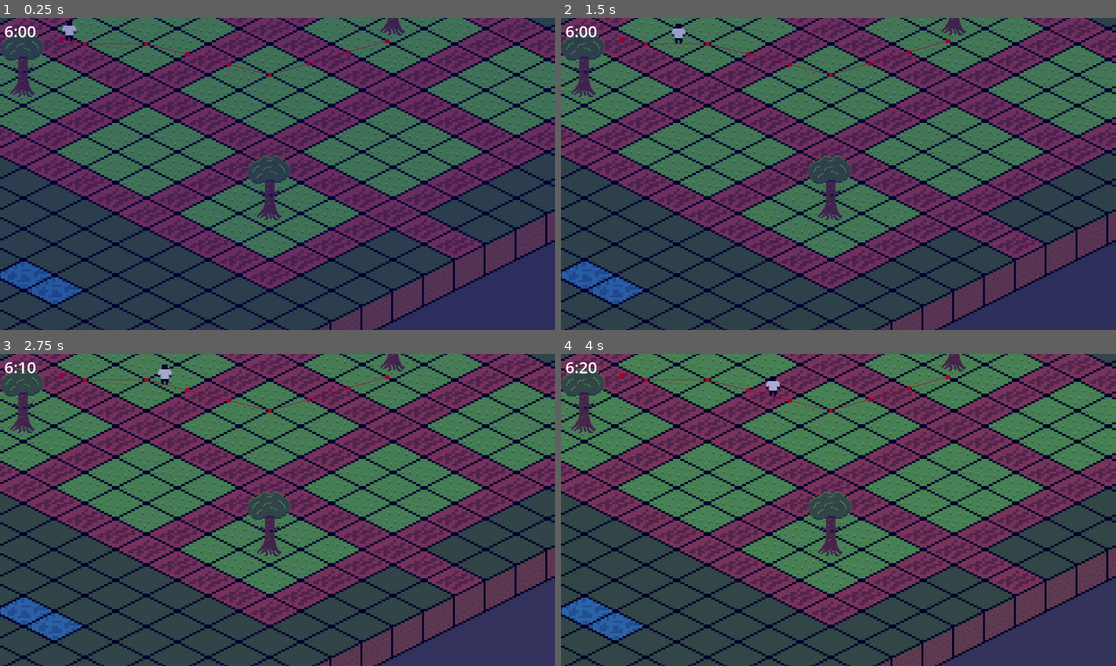
Above: before the commit, frames 1-4 (two rows, left to right).
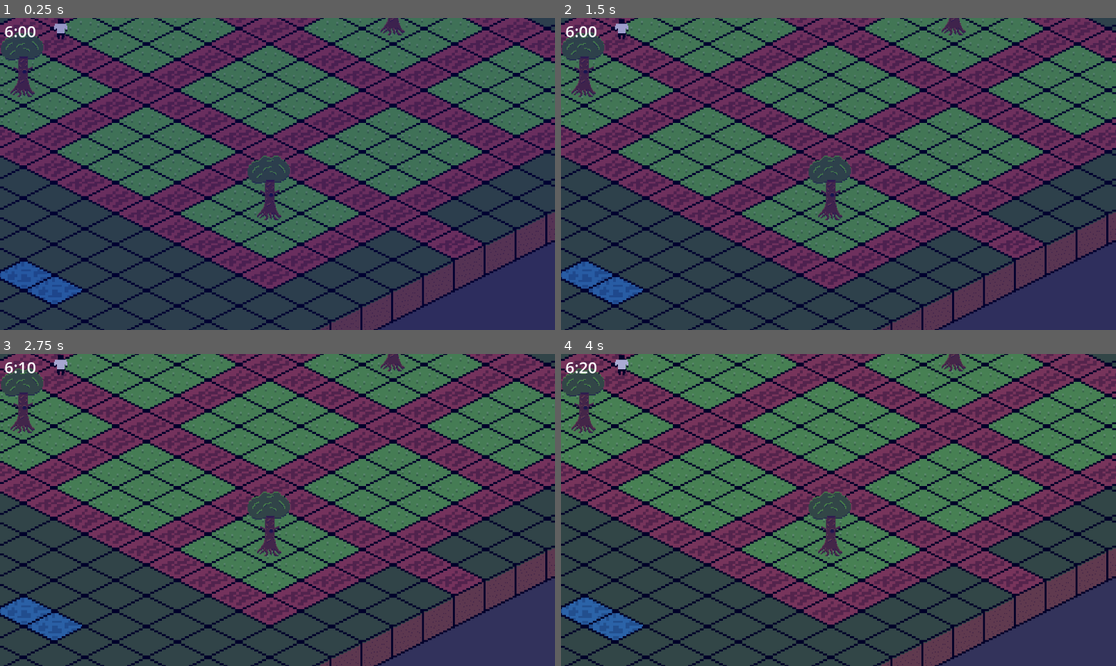
Above: after the commit, the same moments.

Repository: bombasticSlacks/Ok-Orchard
Game: Godot game, scene res://main.tscn
The game is run twice, just before and just after one commit, with the same random seed, the same clock (stepped at 60 frames per second) and the same inputs.
Inputs:
- Up to frame 1 (0.25 s): no input
- Up to frame 2 (1.5 s): no input
- Up to frame 3 (2.75 s): no input
- Up to frame 4 (4 s): no input

The runs differ from the first frame. In frame 1, 0.4% of the frame differs, in the area x 9-71%, y 0-19%; in frame 2, 0.4%; in frame 3, 0.4%; in frame 4, 0.4%.
Error after the commit: Invalid access to property or key 'global_position' on a base object of type 'Nil'. (res://Scripts/Pawn.gd:83)

Commit message:
Desperate start for a splash page

Diff:
--- /dev/null
+++ b/Splash.tscn
@@ -0,0 +1,130 @@
+[gd_scene load_steps=9 format=3 uid="uid://ddh8txumpavqx"]
+
+[ext_resource type="Theme" uid="uid://cwbl52nbs5xti" path="res://UI.tres" id="1_tq6uk"]
+[ext_resource type="FontFile" uid="uid://bmnllfap33dd2" path="res://Assets/fonts/ArchivoNarrow-VariableFont_wght.ttf" id="2_b3npb"]
+[ext_resource type="FontFile" uid="uid://cexk6d3v607b5" path="res://Assets/fonts/FjallaOne-Regular.ttf" id="2_scx1d"]
+[ext_resource type="Texture2D" uid="uid://hl8xbjrq7eq3" path="res://Assets/Icon/Apple.png" id="3_wq8ax"]
+
+[sub_resource type="StyleBoxFlat" id="StyleBoxFlat_hn5ob"]
+bg_color = Color(0.94902, 0.882353, 0.552941, 1)
+
+[sub_resource type="Animation" id="Animation_t2hbn"]
+resource_name = "new_animation"
+tracks/0/type = "value"
+tracks/0/imported = false
+tracks/0/enabled = true
+tracks/0/path = NodePath("TextureRect:rotation")
+tracks/0/interp = 1
+tracks/0/loop_wrap = true
+tracks/0/keys = {
+"times": PackedFloat32Array(0, 1),
+"transitions": PackedFloat32Array(1, 1),
+"update": 0,
+"values": [0.0, 0.0]
+}
+
+[sub_resource type="Animation" id="Animation_uk5ls"]
+length = 0.001
+tracks/0/type = "value"
+tracks/0/imported = false
+tracks/0/enabled = true
+tracks/0/path = NodePath("TextureRect:rotation")
+tracks/0/interp = 1
+tracks/0/loop_wrap = true
+tracks/0/keys = {
+"times": PackedFloat32Array(0),
+"transitions": PackedFloat32Array(1),
+"update": 0,
+"values": [0.0]
+}
+
+[sub_resource type="AnimationLibrary" id="AnimationLibrary_2id57"]
+_data = {
+"RESET": SubResource("Animation_uk5ls"),
+"new_animation": SubResource("Animation_t2hbn")
+}
+
+[node name="Control" type="Control"]
+layout_mode = 3
+anchors_preset = 15
+anchor_right = 1.0
+anchor_bottom = 1.0
+grow_horizontal = 2
+grow_vertical = 2
+
+[node name="PanelContainer" type="PanelContainer" parent="."]
+layout_mode = 1
+anchors_preset = 15
+anchor_right = 1.0
+anchor_bottom = 1.0
+grow_horizontal = 2
+grow_vertical = 2
+theme_override_styles/panel = SubResource("StyleBoxFlat_hn5ob")
+
+[node name="MarginContainer" type="MarginContainer" parent="PanelContainer"]
+layout_mode = 2
+theme = ExtResource("1_tq6uk")
+theme_override_constants/margin_left = 120
+theme_override_constants/margin_top = 80
+theme_override_constants/margin_right = 120
+theme_override_constants/margin_bottom = 80
+
+[node name="VBoxContainer" type="VBoxContainer" parent="PanelContainer/MarginContainer"]
+layout_mode = 2
+
+[node name="HBoxContainer" type="HBoxContainer" parent="PanelContainer/MarginContainer/VBoxContainer"]
+layout_mode = 2
+size_flags_vertical = 3
+
+[node name="VBoxContainer" type="VBoxContainer" parent="PanelContainer/MarginContainer/VBoxContainer/HBoxContainer"]
+layout_mode = 2
+size_flags_vertical = 4
+
+[node name="VBoxContainer" type="VBoxContainer" parent="PanelContainer/MarginContainer/VBoxContainer/HBoxContainer/VBoxContainer"]
+layout_mode = 2
+size_flags_horizontal = 4
+size_flags_vertical = 4
+
+[node name="Button" type="Button" parent="PanelContainer/MarginContainer/VBoxContainer/HBoxContainer/VBoxContainer/VBoxContainer"]
+layout_mode = 2
+theme = ExtResource("1_tq6uk")
+theme_override_fonts/font = ExtResource("2_b3npb")
+text = "Start Game"
+
+[node name="CenterContainer" type="CenterContainer" parent="PanelContainer/MarginContainer/VBoxContainer/HBoxContainer"]
+layout_mode = 2
+size_flags_horizontal = 3
+size_flags_vertical = 4
+
+[node name="HBoxContainer" type="HBoxContainer" parent="PanelContainer/MarginContainer/VBoxContainer/HBoxContainer/CenterContainer"]
+layout_mode = 2
+size_flags_stretch_ratio = 0.0
+
+[node name="TextureRect" type="TextureRect" parent="PanelContainer/MarginContainer/VBoxContainer/HBoxContainer/CenterContainer/HBoxContainer"]
+custom_minimum_size = Vector2(100, 100)
+layout_mode = 2
+size_flags_vertical = 4
+size_flags_stretch_ratio = 0.0
+texture = ExtResource("3_wq8ax")
+expand_mode = 1
+stretch_mode = 4
+
+[node name="AnimationPlayer" type="AnimationPlayer" parent="PanelContainer/MarginContainer/VBoxContainer/HBoxContainer/CenterContainer/HBoxContainer/TextureRect"]
+libraries = {
+"": SubResource("AnimationLibrary_2id57")
+}
+
+[node name="Label" type="Label" parent="PanelContainer/MarginContainer/VBoxContainer/HBoxContainer/CenterContainer/HBoxContainer"]
+layout_mode = 2
+theme = ExtResource("1_tq6uk")
+theme_type_variation = &"HeaderLarge"
+theme_override_fonts/font = ExtResource("2_scx1d")
+theme_override_font_sizes/font_size = 110
+text = "OkOrchard"
+
+[node name="Label" type="Label" parent="PanelContainer/MarginContainer/VBoxContainer"]
+layout_direction = 1
+layout_mode = 2
+size_flags_horizontal = 8
+size_flags_vertical = 8
+text = "Game Jam 2024"
--- /dev/null
+++ b/UI.tres
@@ -0,0 +1,43 @@
+[gd_resource type="Theme" load_steps=9 format=3 uid="uid://cwbl52nbs5xti"]
+
+[ext_resource type="FontFile" uid="uid://bmnllfap33dd2" path="res://Assets/fonts/ArchivoNarrow-VariableFont_wght.ttf" id="1_h0hhi"]
+[ext_resource type="FontFile" uid="uid://cexk6d3v607b5" path="res://Assets/fonts/FjallaOne-Regular.ttf" id="2_buqil"]
+
+[sub_resource type="StyleBoxFlat" id="StyleBoxFlat_2l6xw"]
+bg_color = Color(0.921569, 0.878431, 0.705882, 1)
+
+[sub_resource type="StyleBoxFlat" id="StyleBoxFlat_3tuxf"]
+bg_color = Color(0.957357, 0.866746, 0.68459, 1)
+
+[sub_resource type="StyleBoxFlat" id="StyleBoxFlat_sxliq"]
+bg_color = Color(0.968627, 0.866667, 0.654902, 1)
+
+[sub_resource type="StyleBoxFlat" id="StyleBoxFlat_85f1c"]
+bg_color = Color(0.94902, 0.882353, 0.552941, 1)
+
+[sub_resource type="StyleBoxFlat" id="StyleBoxFlat_66spf"]
+bg_color = Color(0.922814, 0.879382, 0.704788, 1)
+
+[sub_resource type="StyleBoxFlat" id="StyleBoxFlat_uemqs"]
+bg_color = Color(0.94902, 0.882353, 0.552941, 1)
+
+[resource]
+Button/colors/font_color = Color(0.0196078, 0.0941176, 0.168627, 1)
+Button/colors/font_disabled_color = Color(0.266667, 0.298039, 0.596078, 1)
+Button/colors/font_focus_color = Color(0.94902, 0.603922, 0.94902, 1)
+Button/colors/font_hover_color = Color(0.0862745, 0.94902, 0.94902, 1)
+Button/colors/font_hover_pressed_color = Color(1, 0.207843, 1, 1)
+Button/colors/font_outline_color = Color(1, 1, 1, 1)
+Button/colors/font_pressed_color = Color(1, 1, 1, 1)
+Button/colors/icon_disabled_color = Color(1, 1, 1, 0.4)
+Button/colors/icon_focus_color = Color(1, 1, 1, 1)
+Button/font_sizes/font_size = 30
+Button/fonts/font = ExtResource("1_h0hhi")
+Button/styles/disabled = SubResource("StyleBoxFlat_2l6xw")
+Button/styles/focus = SubResource("StyleBoxFlat_3tuxf")
+Button/styles/hover = SubResource("StyleBoxFlat_sxliq")
+Button/styles/normal = SubResource("StyleBoxFlat_85f1c")
+Button/styles/pressed = SubResource("StyleBoxFlat_66spf")
+ColorPickerButton/icons/bg = null
+LineEdit/fonts/font = ExtResource("2_buqil")
+Tree/styles/button_pressed = SubResource("StyleBoxFlat_uemqs")
--- /dev/null
+++ b/gui.tscn
@@ -0,0 +1,48 @@
+[gd_scene load_steps=2 format=3 uid="uid://d0sb2680a1s1m"]
+
+[ext_resource type="Texture2D" uid="uid://ub7ikmhaxjfw" path="res://Assets/Icon/Dollars.png" id="1_55mpy"]
+
+[node name="Control" type="Control"]
+layout_mode = 3
+anchors_preset = 15
+anchor_right = 1.0
+anchor_bottom = 1.0
+grow_horizontal = 2
+grow_vertical = 2
+
+[node name="GUI" type="MarginContainer" parent="."]
+layout_mode = 1
+anchors_preset = 10
+anchor_right = 1.0
+grow_horizontal = 2
+theme_override_constants/margin_left = 20
+theme_override_constants/margin_top = 20
+theme_override_constants/margin_right = 20
+theme_override_constants/margin_bottom = 20
+
+[node name="HBoxContainer" type="HBoxContainer" parent="GUI"]
+layout_mode = 2
+
+[node name="Bars" type="VBoxContainer" parent="GUI/HBoxContainer"]
+layout_mode = 2
+
+[node name="Bar" type="HBoxContainer" parent="GUI/HBoxContainer/Bars"]
+layout_mode = 2
+
+[node name="Count" type="MarginContainer" parent="GUI/HBoxContainer/Bars/Bar"]
+layout_mode = 2
+
+[node name="Background" type="NinePatchRect" parent="GUI/HBoxContainer/Bars/Bar/Count"]
+layout_mode = 2
+
+[node name="Title" type="TextureRect" parent="GUI/HBoxContainer/Bars/Bar/Count"]
+layout_mode = 2
+texture = ExtResource("1_55mpy")
+expand_mode = 4
+
+[node name="Number" type="Label" parent="GUI/HBoxContainer/Bars/Bar/Count"]
+layout_mode = 2
+text = "100$"
+
+[node name="Counters" type="HBoxContainer" parent="GUI/HBoxContainer"]
+layout_mode = 2
--- a/main.tscn
+++ b/main.tscn
@@ -47,7 +47,6 @@
 [node name="Plot2" type="StaticBody2D" parent="TileMap" groups=["plots"]]
 position = Vector2(64, 128)
 script = ExtResource("4_wgdl0")
-built = true
 
 [node name="CollisionPolygon2D" type="CollisionPolygon2D" parent="TileMap/Plot2"]
 scale = Vector2(0.8, 0.8)
@@ -80,7 +79,6 @@
 [node name="Plot5" type="StaticBody2D" parent="TileMap" groups=["plots"]]
 position = Vector2(-192, 0)
 script = ExtResource("4_wgdl0")
-built = true
 
 [node name="CollisionPolygon2D" type="CollisionPolygon2D" parent="TileMap/Plot5"]
 scale = Vector2(0.8, 0.8)
@@ -113,7 +111,6 @@
 [node name="Plot8" type="StaticBody2D" parent="TileMap" groups=["plots"]]
 position = Vector2(192, -64)
 script = ExtResource("4_wgdl0")
-built = true
 
 [node name="CollisionPolygon2D" type="CollisionPolygon2D" parent="TileMap/Plot8"]
 scale = Vector2(0.8, 0.8)
Binary file added: Assets/Icon/Apple.png
Not shown, added: Assets/Icon/Apple.png.import
Binary file added: Assets/Icon/Dollars.png
Not shown, added: Assets/Icon/Dollars.png.import
Binary file added: Assets/SplashScreen/Logo.png
Not shown, added: Assets/SplashScreen/Logo.png.import
Binary file added: Assets/fonts/ArchivoNarrow-Italic-VariableFont_wght.ttf
Not shown, added: Assets/fonts/ArchivoNarrow-Italic-VariableFont_wght.ttf.import
Binary file added: Assets/fonts/ArchivoNarrow-VariableFont_wght.ttf
Not shown, added: Assets/fonts/ArchivoNarrow-VariableFont_wght.ttf.import
Binary file added: Assets/fonts/FjallaOne-Regular.ttf
Not shown, added: Assets/fonts/FjallaOne-Regular.ttf.import
